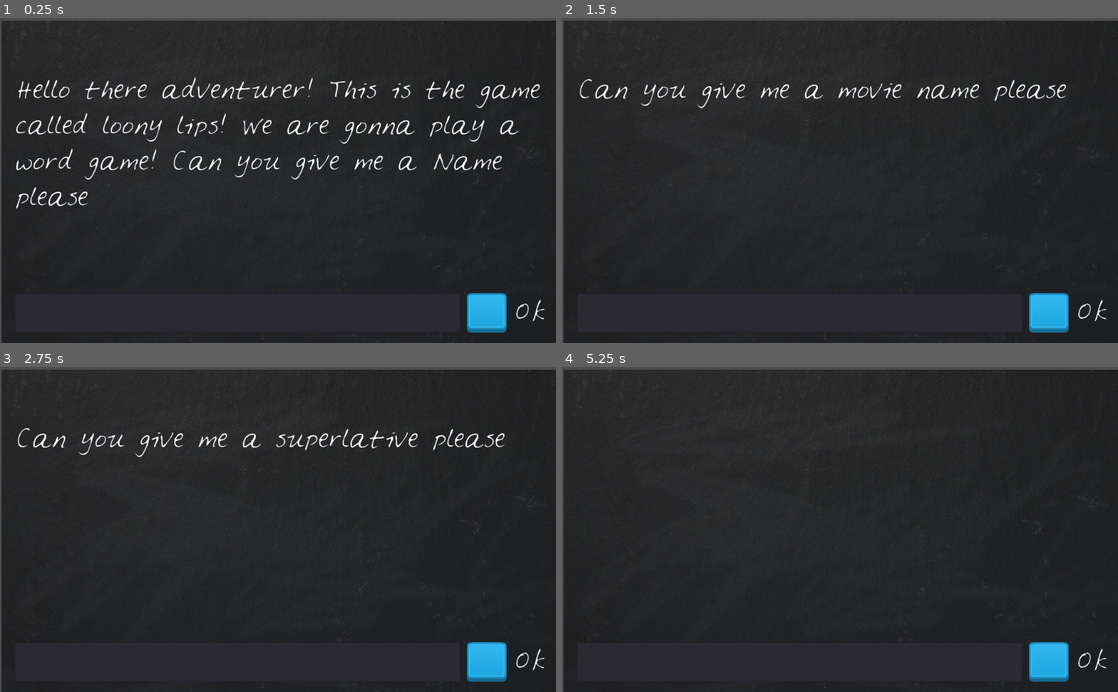
Above: before the commit, frames 1-4 (two rows, left to right).
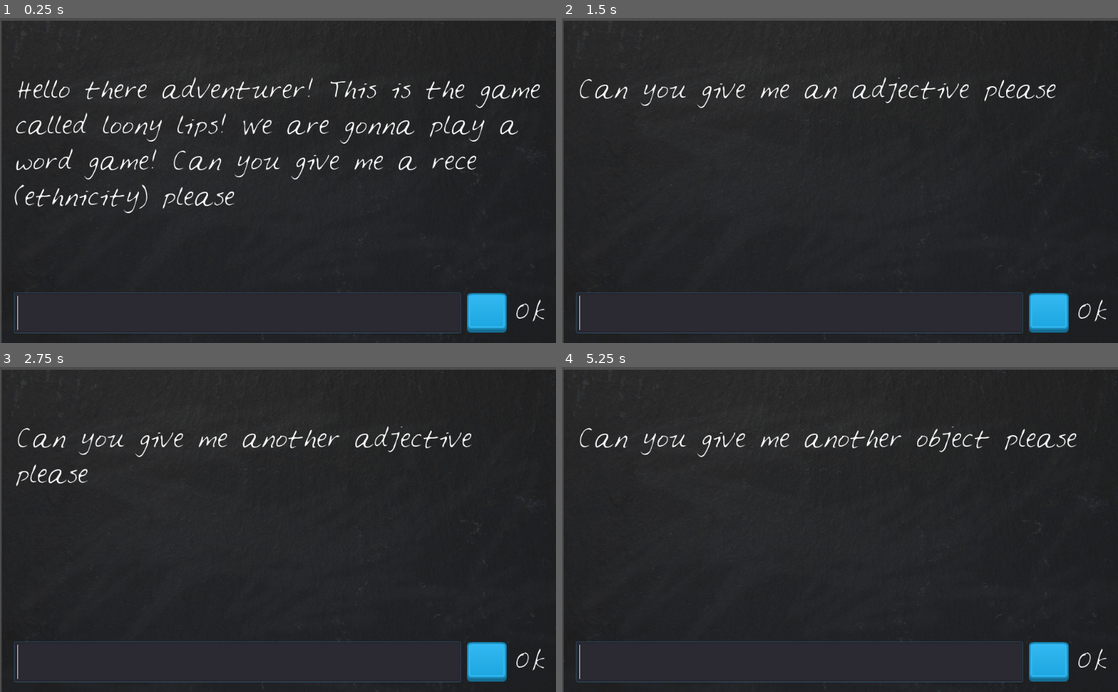
Above: after the commit, the same moments.

Repository: Hartz-I/LoonyLips
Game: Godot game, scene res://LoonyLips.tscn
Two runs of this game, one before a commit and one after it. Both use one fixed random seed, a clock stepped at 60 frames per second and the inputs below.
Inputs (mouse positions are in pixels of both pictures, inside the frame that each line leads up to):
- Up to frame 1 (0.25 s): no input
- Up to frame 2 (1.5 s): click (801, 313) at 0.52 s; type "Alex" at 0.6 s; click (1051, 313) at 1.25 s
- Up to frame 3 (2.75 s): click (489, 662) at 2 s
- Up to frame 4 (5.25 s): click (1051, 662) at 2.75 s; tap Enter at 3.5, 5 s; tap Space at 4.25 s

The runs differ from the first frame. In frame 1, 1.3% of the frame differs, in the area x 2-91%, y 41-98%; in frame 2, 1.3%; in frame 3, 1.5%, in the area x 2-91%, y 18-98%; in frame 4, 1.5%.
Error before the commit: Invalid get index '4' (on base: 'Array'). (res://LoonyLips.gd:41)

Commit message:
added template, reload option and some new stories

Diff:
--- a/LoonyLips.gd
+++ b/LoonyLips.gd
@@ -1,15 +1,36 @@
 extends Control
 
 var player_input=[]
-var prompts=["a Name", "a movie name", "a superlative"]
-var story= "Once upon a time %s watched the movie %s and he thought it was the %s movie of past two decades!"
+
+var template=[
+	{
+		"prompts":["a Name", "a movie name", "a superlative"],
+		"story": "Once upon a time %s watched the movie %s and he thought it was the %s movie of past two decades!"
+	},
+	{
+		"prompts": ["an animal", "a verb", "an object" , "a verb ending with ing", "a part of a body", "a disaster","a verb", "another verb","another object"],
+		"story": "One day loony %s thought to %s onto a %s. While it was %s it's %s a %s started. Therefore it could not %s and had to %s on the %s."
+	},
+	{
+		"prompts" : ["a rece (ethnicity)", "an adjective","another adjective", "verb ending with 'ed'", "an object", "another object"],
+		"story": "Once upon a time there lived %s on a %s planet. It was so %s that that it %s %s there! Everybody had to bring %s with them all the time!"
+	}
+]
+
+var current_story
 
 onready var PlayerText=$VBoxContainer/HBoxContainer/PlayerText
 onready var DisplayText=$VBoxContainer/DisplayText
 
 func _ready():
+	set_current_story()
 	DisplayText.text="Hello there adventurer! This is the game called loony lips! We are gonna play a word game! "
 	check_story_size()
+	PlayerText.grab_focus() #focus on display text
+
+func set_current_story():
+	randomize()
+	current_story = template[randi() % template.size()]
 
 
 func _on_PlayerText_text_entered(new_text): #sent node>signal>on enter to main node script to create this mathod
@@ -17,25 +38,41 @@
 
 #refactoring
 func _on_TextureButton_pressed(): #connected button to script
-	add_word_to_player_input()
+	if is_story_ready():
+		get_tree().reload_current_scene()
+	else:
+		add_word_to_player_input()
 
 func add_word_to_player_input():
 	player_input.append(PlayerText.text)
 	DisplayText.text=""
+	PlayerText.grab_focus()
 	PlayerText.clear()
 	check_story_size()
 
 func is_story_ready():
-	return player_input.size() == prompts.size()
+	return player_input.size() == current_story.prompts.size()
 
 func check_story_size():
 	if is_story_ready():
-		show_story()
+		end_game()
 	else:
 		show_prompt()
 
 func show_story():
-	DisplayText.text = story % player_input
+	DisplayText.text = current_story.story % player_input
 
 func show_prompt():
-	DisplayText.text += "Can you give me " + prompts[player_input.size()] + " please"
+	DisplayText.text += "Can you give me " + current_story.prompts[player_input.size()] + " please"
+
+func end_game():
+	#DisplayText.visible = false
+
+	# $VBoxContainer/HBoxContainer.hide() would work same. To show we say .show()
+
+	#but it is a good practice to delete what we don't need completelyS
+
+	PlayerText.queue_free() #frees the node from it's painful existence
+	show_story()
+	$VBoxContainer/HBoxContainer/Label.text="Again!" #challenge!
+	$VBoxContainer/HBoxContainer/Label.grab_focus()
--- a/LoonyLips.tscn
+++ b/LoonyLips.tscn
@@ -69,6 +69,7 @@
 margin_bottom = 552.0
 size_flags_horizontal = 3
 custom_constants/separation = 12
+alignment = 2
 
 [node name="PlayerText" type="LineEdit" parent="VBoxContainer/HBoxContainer"]
 margin_right = 821.0
